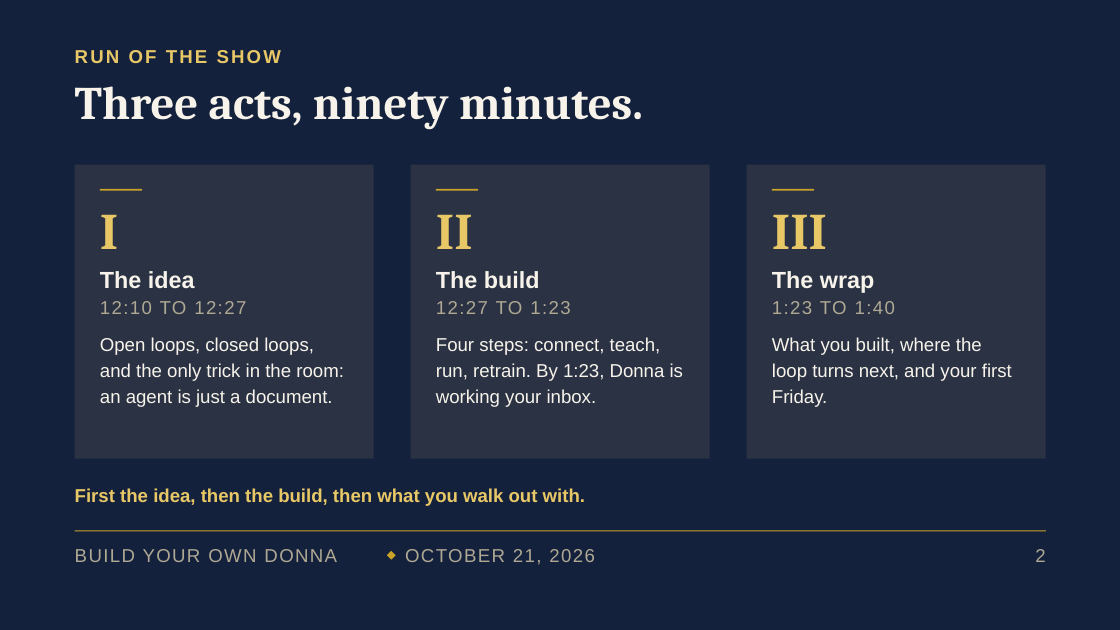
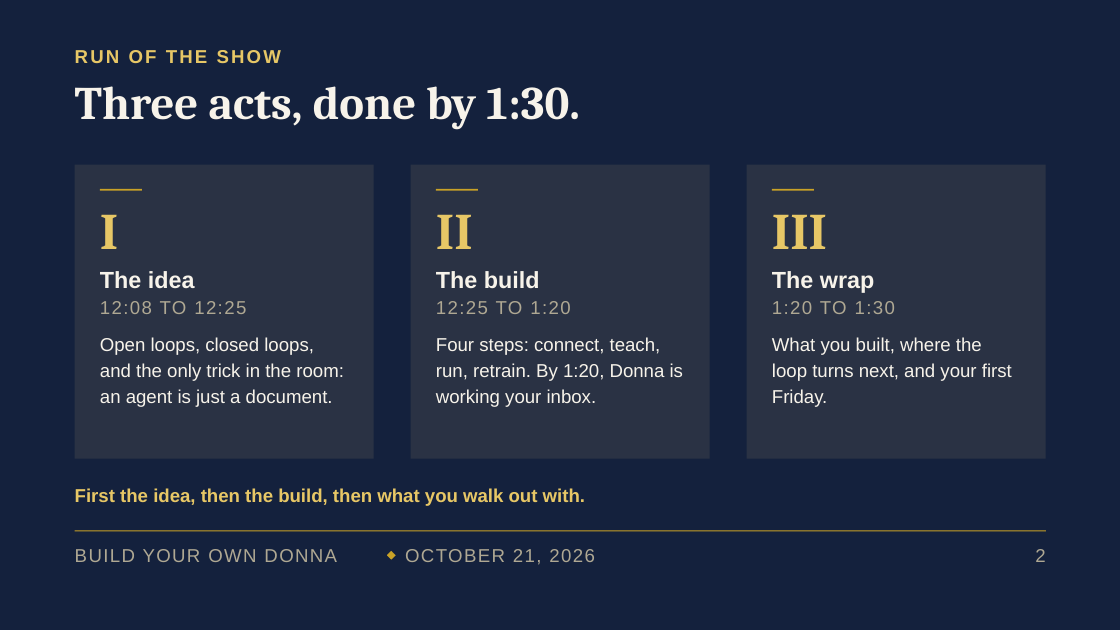
Before and after one commit to denisekgosnell/Donna, a slide deck: slide 2 of decks/build-your-own-donna-v3.pptx. Drawn at 1120x630 pixels with LibreOffice and Linux fonts; fonts in the diff are those of the drawing. Boxes give left, top, right and bottom in pixels: in the first picture for what was removed or moved away, otherwise in the second. Text is boxed around its words. In the diff, an @@ line names an element or a change of style, - is before the commit and + after.

```diff
--- a/decks/build-your-own-donna-v3.pptx
+++ b/decks/build-your-own-donna-v3.pptx
@@ text at bbox=[75, 86, 580, 129]: text changed @@
-Three acts, ninety minutes.
+Three acts, done by 1:30.
@@ text at bbox=[100, 301, 246, 314]: text changed @@
-12:10 TO 12:27
+12:08 TO 12:25
@@ text at bbox=[436, 301, 570, 314]: text changed @@
-12:27 TO 1:23
+12:25 TO 1:20
@@ text at bbox=[772, 301, 895, 314]: text changed @@
-1:23 TO 1:40
+1:20 TO 1:30
@@ text at bbox=[436, 337, 683, 407]: text changed @@
-Four steps: connect, teach, run, retrain. By 1:23, Donna is working your inbox.
+Four steps: connect, teach, run, retrain. By 1:20, Donna is working your inbox.
```
Also in this commit, not shown: 7 other slides changed, 13 other files.
